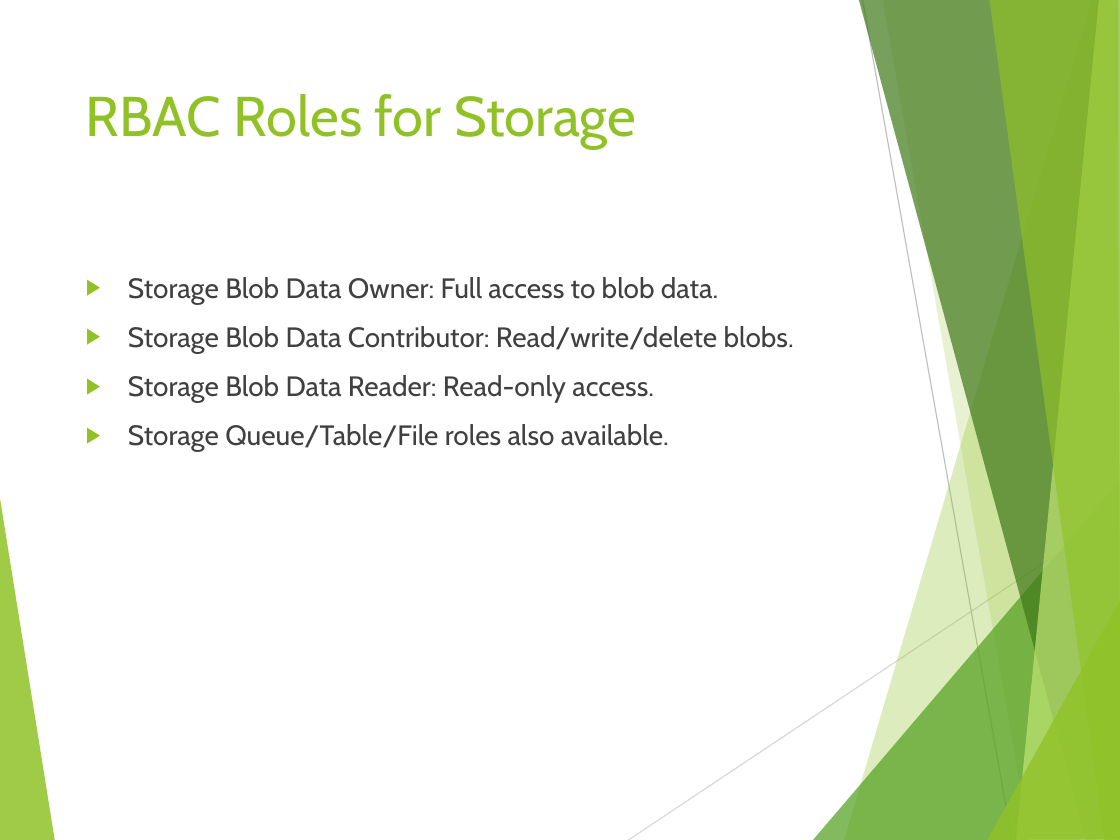
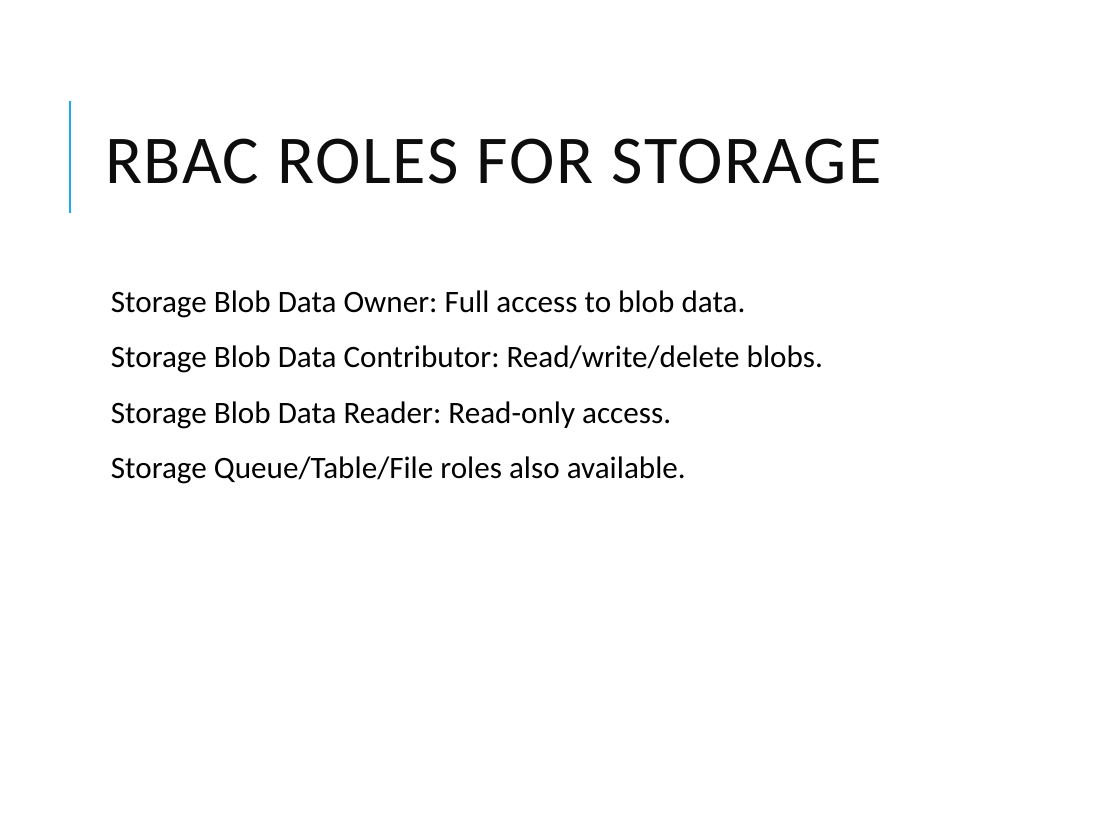
Before and after one commit to vivek1570/DE-Content-WithSnowflakes, a slide deck: slide 9 of Week-1/Day-2/Azure_Storage_Deep_Dive.pptx. Drawn at 1120x840 pixels with LibreOffice and Linux fonts; fonts in the diff are those of the drawing. Boxes give left, top, right and bottom in pixels: in the first picture for what was removed or moved away, otherwise in the second. Text is boxed around its words. In the diff, an @@ line names an element or a change of style, - is before the commit and + after.

```diff
--- a/Week-1/Day-2/Azure_Storage_Deep_Dive.pptx
+++ b/Week-1/Day-2/Azure_Storage_Deep_Dive.pptx
@@ title "RBAC ROLES FOR STORAGE" at box(105, 138, 882, 184): vertical alignment top to middle @@
@@ line added from (69, 213) to (69, 101), #1CADE4 1.5 pt @@
@@ title at box(105, 138, 882, 184): text changed; size 36 to 44 pt; font Cabin to Calibri; text colour #90C226 to #0D0D0D @@
-RBAC Roles for Storage
+RBAC ROLES FOR STORAGE
@@ text "Storage Blob Data Owner: Full ...": place and size @@
-text "Storage Blob Data Owner: Full ..." at box(128, 277, 794, 452)
+text "Storage Blob Data Owner: Full ..." at box(111, 290, 823, 484)
@@ text "Storage Blob Data Owner: Full ..." at box(111, 290, 823, 484): size 18 to 20 pt, font Cabin to Calibri, text colour #404040 to #000000; bullet ▶ to  ; line spacing 1 to 0.9; more space between paragraphs; bullet colour #90C226 to #1CADE4 @@
@@ group removed at box(0, 0, 1120, 840): 8 freeform shapes, 2 lines @@
```
Also in this commit, not shown: 12 other slides changed, 3 other files.
